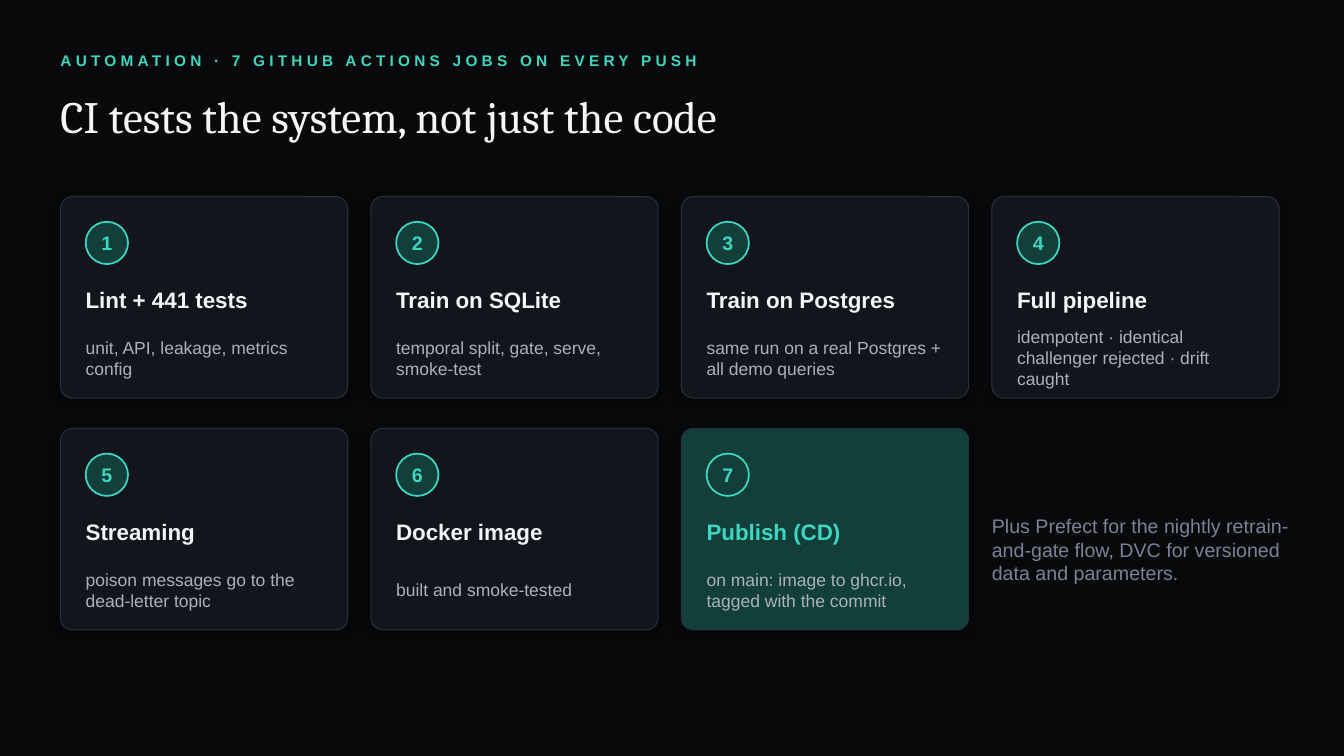
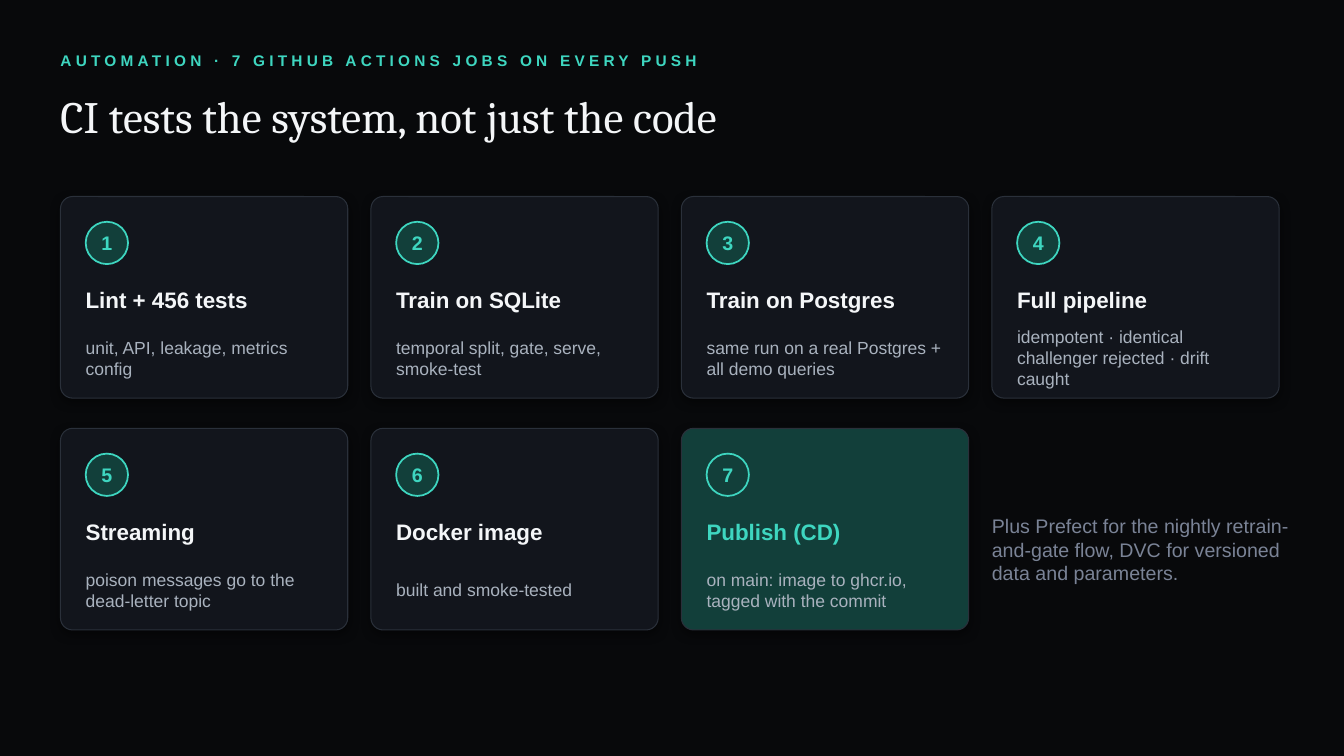
Before and after one commit to markandeyavarma3-lab/subscriber-dropout-detection, a slide deck: slide 10 of docs/viva/slides.pptx. Drawn at 1344x756 pixels with LibreOffice and Linux fonts; fonts in the diff are those of the drawing. Boxes give left, top, right and bottom in pixels: in the first picture for what was removed or moved away, otherwise in the second. Text is boxed around its words. In the diff, an @@ line names an element or a change of style, - is before the commit and + after.

```diff
--- a/docs/viva/slides.pptx
+++ b/docs/viva/slides.pptx
@@ text at [86,291,247,309]: text changed @@
-Lint + 441 tests
+Lint + 456 tests
```
Also in this commit, not shown: 1 other slide changed, 28 other files.
